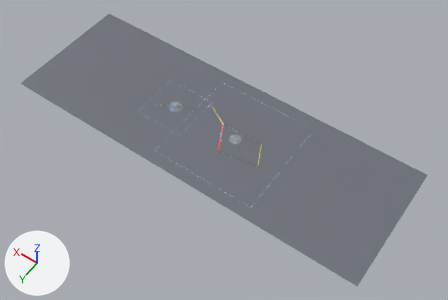
A saved change to the Blender file visualization/blender/scenes/urban_twin_construction.blend.
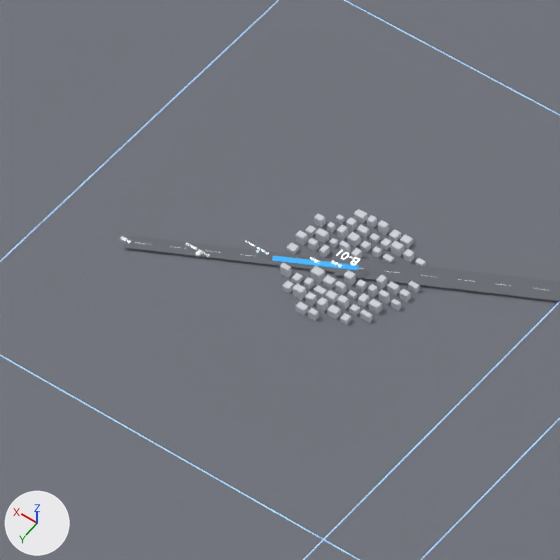
The first picture shows the older version from a 50 mm camera at (-5351.0, 7037.0, 10463.0) aimed at (-456.0, 183.0, -307.0). The close-ups show the older and then the newer version on the part from 32% to 43% of the width and 28% to 45% of the height of that picture. Only the edits that show in the close-ups are written down. Arrows for +X, +Y and +Z are at lower left; the lights stay in place.

Objects in the first close-up: 'Ground_Terrain', 'Road_R-201', 'Road_R-202' and 67 more.
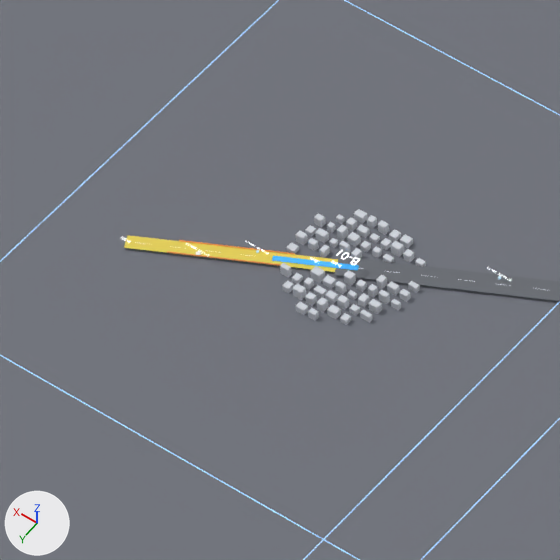
Edits to the bpy script that builds the scene:
```text
Change me_立方体_2015:
    where me_立方体_2015.from_pydata(...)  # 8 vertices, 6 faces; spans x -0.5..0.5, y -0.5..0.5, z -0.5..0.5
    remove me_立方体_2015.materials.append(mat_road_normal)  # grey #65696f
    add me_立方体_2015.materials.append(mat_road_construction)  # yellow #e5ce50
Add me_cube_699:
    me_cube_699.from_pydata(...)  # a box spanning x -0.5..0.5, y -0.5..0.5, z -0.5..0.5
    me_cube_699.materials.append(mat_cone)  # orange #f9a059, glowing orange #f9a059
Add ob_constructionfence_r_201_1:
    ob_constructionfence_r_201_1 = bpy.data.objects.new('ConstructionFence_R-201_1', me_cube_699)
    ob_constructionfence_r_201_1.location = (1232.0, 142.0, 7.0)
    ob_constructionfence_r_201_1.rotation_euler = (0.0, 0.0, -2.674)  # degrees (0, 0, -153)
    ob_constructionfence_r_201_1.scale = (244.0, 0.35, 4.0)
Add ob_constructionfence_r_201__1:
    ob_constructionfence_r_201__1 = bpy.data.objects.new('ConstructionFence_R-201_-1', me_cube_699.copy())
    ob_constructionfence_r_201__1.location = (1232.0, 103.0, 7.0)
    ob_constructionfence_r_201__1.rotation_euler = (0.0, 0.0, -2.674)  # degrees (0, 0, -153)
    ob_constructionfence_r_201__1.scale = (244.0, 0.35, 4.0)
```

Where the change shows, as pixel boxes [x1, y1, x2, y2] in the close-ups (560 x 560 px):
'Road_R-201', recoloured (grey to yellow): [124, 235, 338, 272] in both
'ConstructionFence_R-201_1', added: after [167, 251, 281, 266]
'ConstructionFence_R-201_-1', added: after [179, 240, 295, 255]
